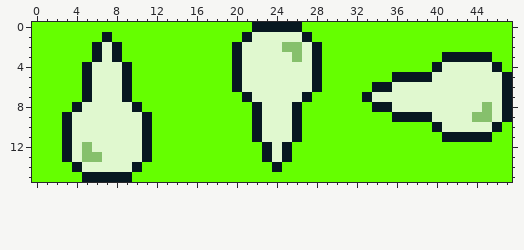
Pixel-art sprite: assets/sprites/spells/spell-calm.png. The picture above is the old version.
The file is 48x16 pixels.
And afterwards:
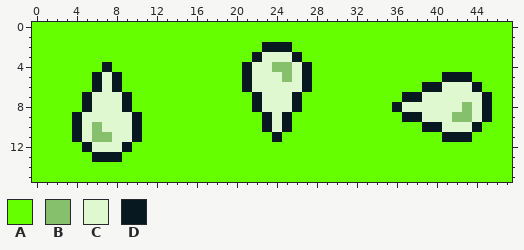
Palette (. is transparent): A #65ff00  B #86c06c  C #e0f8cf  D #071821
Difference:
@@ x 0..47 @@
- 0 AAAAAAAAAAAAAAAAAAAAAADDDDDAAAAAAAAAAAAAAAAAAAAA
- 1 AAAAAAADAAAAAAAAAAAAADCCCCCDAAAAAAAAAAAAAAAAAAAA
- 2 AAAAAADCDAAAAAAAAAAADCCCCBBCDAAAAAAAAAAAAAAAAAAA
- 3 AAAAAADCDAAAAAAAAAAADCCCCCBCDAAAAAAAAAAAADDDDDAA
- 4 AAAAADCCCDAAAAAAAAAADCCCCCCCDAAAAAAAAAAADCCCCCDA
- 5 AAAAADCCCDAAAAAAAAAADCCCCCCCDAAAAAAADDDDCCCCCCCD
- 6 AAAAADCCCDAAAAAAAAAADCCCCCCCDAAAAADDCCCCCCCCCCCD
- 7 AAAAADCCCDAAAAAAAAAAADCCCCCDAAAAADCCCCCCCCCCCCCD
- 8 AAAADCCCCCDAAAAAAAAAAADCCCDAAAAAAADDCCCCCCCCCBCD
- 9 AAADCCCCCCCDAAAAAAAAAADCCCDAAAAAAAAADDDDCCCCBBCD
-10 AAADCCCCCCCDAAAAAAAAAADCCCDAAAAAAAAAAAAADCCCCCDA
-11 AAADCCCCCCCDAAAAAAAAAADCCCDAAAAAAAAAAAAAADDDDDAA
-12 AAADCBCCCCCDAAAAAAAAAAADCDAAAAAAAAAAAAAAAAAAAAAA
-13 AAADCBBCCCCDAAAAAAAAAAADCDAAAAAAAAAAAAAAAAAAAAAA
-14 AAAADCCCCCDAAAAAAAAAAAAADAAAAAAAAAAAAAAAAAAAAAAA
-15 AAAAADDDDDAAAAAAAAAAAAAAAAAAAAAAAAAAAAAAAAAAAAAA
+ 0 AAAAAAAAAAAAAAAAAAAAAAAAAAAAAAAAAAAAAAAAAAAAAAAA
+ 1 AAAAAAAAAAAAAAAAAAAAAAAAAAAAAAAAAAAAAAAAAAAAAAAA
+ 2 AAAAAAAAAAAAAAAAAAAAAAADDDAAAAAAAAAAAAAAAAAAAAAA
+ 3 AAAAAAAAAAAAAAAAAAAAAADCCCDAAAAAAAAAAAAAAAAAAAAA
+ 4 AAAAAAADAAAAAAAAAAAAADCCBBCDAAAAAAAAAAAAAAAAAAAA
+ 5 AAAAAADCDAAAAAAAAAAAADCCCBCDAAAAAAAAAAAAADDDAAAA
+ 6 AAAAAADCDAAAAAAAAAAAADCCCCCDAAAAAAAAAAADDCCCDAAA
+ 7 AAAAADCCCDAAAAAAAAAAAADCCCDAAAAAAAAAADDCCCCCCDAA
+ 8 AAAAADCCCDAAAAAAAAAAAADCCCDAAAAAAAAADCCCCCCBCDAA
+ 9 AAAADCCCCCDAAAAAAAAAAAADCDAAAAAAAAAAADDCCCBBCDAA
+10 AAAADCBCCCDAAAAAAAAAAAADCDAAAAAAAAAAAAADDCCCDAAA
+11 AAAADCBBCCDAAAAAAAAAAAAADAAAAAAAAAAAAAAAADDDAAAA
+12 AAAAADCCCDAAAAAAAAAAAAAAAAAAAAAAAAAAAAAAAAAAAAAA
+13 AAAAAADDDAAAAAAAAAAAAAAAAAAAAAAAAAAAAAAAAAAAAAAA
+14 AAAAAAAAAAAAAAAAAAAAAAAAAAAAAAAAAAAAAAAAAAAAAAAA
+15 AAAAAAAAAAAAAAAAAAAAAAAAAAAAAAAAAAAAAAAAAAAAAAAA
